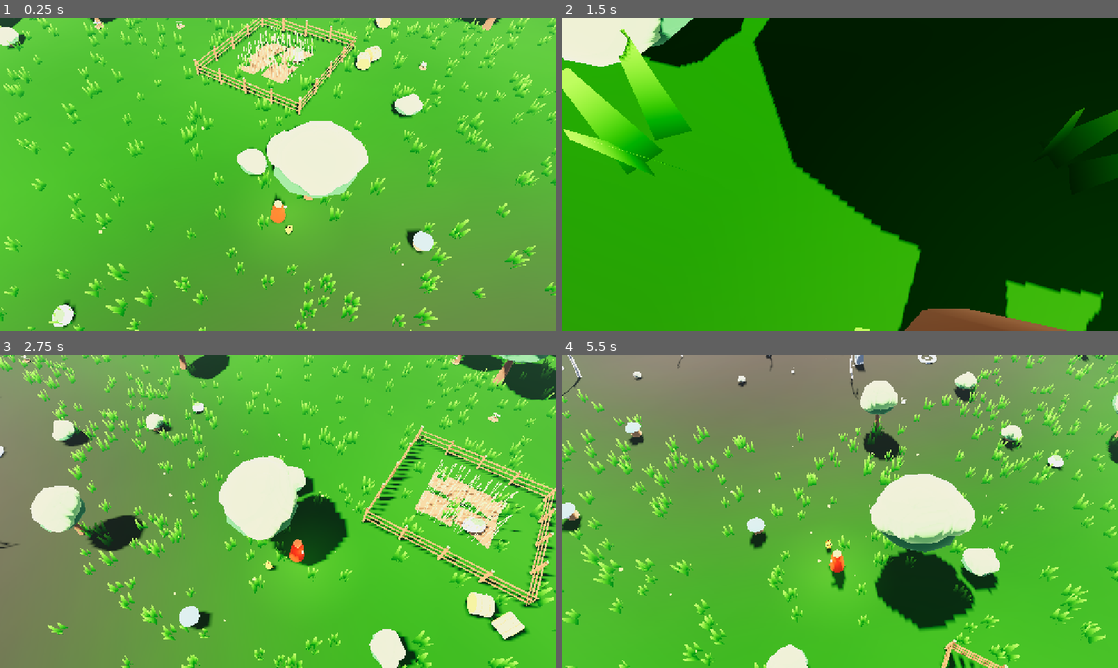
Above: before the commit, frames 1-4 (two rows, left to right).
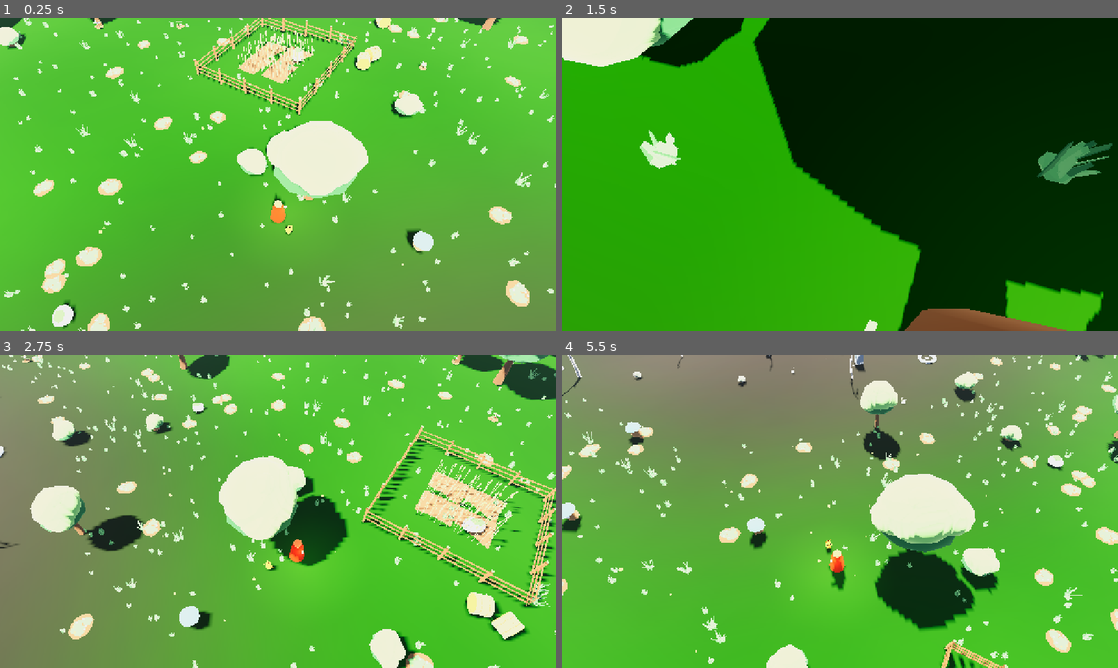
Above: after the commit, the same moments.

Repository: dersley20-create/Lantern
Game: Godot game, scene res://scenes/main.tscn
Same seed, same stepped clock (60 frames per second), same inputs: the game is played once before the commit and once after it.
Inputs (mouse positions are in pixels of both pictures, inside the frame that each line leads up to):
- Up to frame 1 (0.25 s): no input
- Up to frame 2 (1.5 s): move the mouse to (962, 158) at 0.52 s; hold D 0.53-1.25 s; hold Q 0.53-1.25 s; click (962, 158) at 0.67 s; drag from (728, 190) to (812, 237) at 1.27 s
- Up to frame 3 (2.75 s): move the mouse to (333, 442) at 2.02 s; hold D from 2.03 s (still down); hold Q from 2.03 s (still down)
- Up to frame 4 (5.5 s): release D at 2.75 s; release Q at 2.75 s; drag from (812, 574) to (673, 464) at 2.77 s; move the mouse to (1006, 558) at 3.52 s; hold A 3.53-4.25 s; hold Q 3.53-4.25 s; drag from (673, 464) to (756, 433) at 4.27 s; move the mouse to (867, 511) at 5.02 s; hold S from 5.03 s (still down); hold Q from 5.03 s (still down); click (867, 511) at 5.17 s

The runs differ from the first frame. In frame 1, 9.3% of the frame differs, in the area x 0-100%, y 0-100%; in frame 2, 6.0%; in frame 3, 8.6%; in frame 4, 9.0%.

Commit message:
Dress Hearthvale with the extras kit.
Scatter the grass clumps and clover as windy MultiMeshes, and edge gentle meadow ponds and narrow streams with the bank tiles, water tiles, and stepping stones. The Saltglass sea keeps its foam shader.

Co-authored-by: dersley20-create <dersley20-create@users.noreply.github.com>

Diff:
--- a/scripts/main.gd
+++ b/scripts/main.gd
@@ -33,7 +33,9 @@
 		return
 	var stand := _world.spawn_position
 	var biome_name := OS.get_environment("LANTERN_BIOME")
-	if biome_name != "" and biome_name != "hearthvale":
+	if biome_name == "stream" and _world.has_method("find_hearth_water"):
+		stand = _world.find_hearth_water()
+	elif biome_name != "" and biome_name != "hearthvale":
 		stand = _world.find_biome_stand(biome_name)
 	_player.global_position = stand
 	_player.velocity = Vector3.ZERO
--- a/scripts/render/visual_quality.gd
+++ b/scripts/render/visual_quality.gd
@@ -15,14 +15,20 @@
 	return loaded if loaded != null else VisualQuality.new()
 
 
-func grass_per_chunk() -> int:
+## Artist clumps per near Hearthvale chunk: small, medium, tall, clover cover.
+func grass_mix() -> Dictionary:
 	match quality:
 		"low":
-			return 70
+			return {"small": 48, "medium": 28, "tall": 10, "cover": 8}
 		"high":
-			return 520
+			return {"small": 200, "medium": 120, "tall": 44, "cover": 36}
 		_:
-			return 280
+			return {"small": 120, "medium": 72, "tall": 26, "cover": 20}
+
+
+func grass_per_chunk() -> int:
+	var mix := grass_mix()
+	return int(mix["small"]) + int(mix["medium"]) + int(mix["tall"]) + int(mix["cover"])
 
 
 func mote_amount() -> int:
--- a/scripts/tests/test_world.gd
+++ b/scripts/tests/test_world.gd
@@ -20,6 +20,7 @@
 	preload("res://scripts/world/terrain_sampler.gd")
 	preload("res://scripts/world/chunk_mesher.gd")
 	preload("res://scripts/world/wild_spawn.gd")
+	preload("res://scripts/world/hearthvale_water.gd")
 	var failures: Array[String] = []
 	_check_config(failures)
 	var config := load("res://resources/world/world_config.tres") as WorldConfig
@@ -38,6 +39,7 @@
 	_check_stick(failures)
 	_check_pyreleaf(failures)
 	_check_wild_creatures(params, noises, failures)
+	_check_hearth_pond(failures)
 	_finish(failures)
 	return 0 if failures.is_empty() else 1
 
@@ -88,6 +90,14 @@
 		"hearthvale_bush.glb",
 		"hearthvale_rock.glb",
 		"hearthvale_crop_patch.glb",
+		"hearthvale_grass_clump.glb",
+		"hearthvale_grass_clump_small.glb",
+		"hearthvale_grass_clump_tall.glb",
+		"hearthvale_ground_cover.glb",
+		"hearthvale_bank_straight.glb",
+		"hearthvale_bank_curve.glb",
+		"hearthvale_water_tile.glb",
+		"hearthvale_stepping_stones.glb",
 	]:
 		_expect(failures, FileAccess.file_exists("res://assets/models/props/hearthvale/%s" % filename), "model file %s" % filename)
 
@@ -328,6 +338,18 @@
 		root.free()
 
 
+func _check_hearth_pond(failures: Array[String]) -> void:
+	var center := Vector3(4.0, 2.0, 8.0)
+	var pieces: Array[Transform3D] = HearthvaleWater.pond_transforms(center)
+	_expect(failures, pieces.size() == 4, "a pond uses four bank curves")
+	var arc := Vector3(-1.0, 0.0, 1.0)
+	var meet := true
+	for xf in pieces:
+		if (xf * arc).distance_to(center) > 0.001:
+			meet = false
+	_expect(failures, meet, "pond corners share one inner arc")
+
+
 func _find_named(node: Node, type_name: String) -> Node:
 	if node.get_class() == type_name:
 		return node
--- a/scripts/world/grass_cover.gd
+++ b/scripts/world/grass_cover.gd
@@ -1,125 +1,119 @@
 class_name GrassCover
 extends RefCounted
 
-## Crossed cards for Hearthvale. One mesh, one MultiMesh per near chunk.
+## Dense Hearthvale pasture from the artist clumps. One MultiMesh per
+## material, with the toon wind on the blades. Procedural cards are gone.
 
-static var _mesh: ArrayMesh
-static var _material: ShaderMaterial
+const KINDS := {
+	"small": ["res://assets/models/props/hearthvale/hearthvale_grass_clump_small.glb", 0.12],
+	"medium": ["res://assets/models/props/hearthvale/hearthvale_grass_clump.glb", 0.16],
+	"tall": ["res://assets/models/props/hearthvale/hearthvale_grass_clump_tall.glb", 0.22],
+	"cover": ["res://assets/models/props/hearthvale/hearthvale_ground_cover.glb", 0.05],
+}
+
+static var _parts: Dictionary = {}
 
 
-static func attach(chunk: Node3D, params: TerrainParams, noises: Dictionary, count: int, wind_scale: float) -> void:
-	if count <= 0:
-		return
+static func attach(chunk: Node3D, params: TerrainParams, noises: Dictionary, mix: Dictionary, wind_scale: float, blockers: Array) -> void:
 	var rng := RandomNumberGenerator.new()
 	rng.seed = TerrainSampler.hash_chunk(params.world_seed, chunk.coord.x, chunk.coord.y) + 91
+	var order: Array[String] = ["small", "medium", "tall", "cover"]
+	for kind in order:
+		var count := int(mix.get(kind, 0))
+		if count <= 0 or wind_scale < 0.0:
+			continue
+		var placed := _scatter(rng, params, noises, chunk, count, kind, blockers)
+		if placed.is_empty():
+			continue
+		var wind := float(KINDS[kind][1]) * wind_scale
+		_add_meshes(chunk, placed, kind, wind, params.chunk_size)
+
+
+static func _scatter(rng: RandomNumberGenerator, params: TerrainParams, noises: Dictionary, chunk: Node3D, count: int, kind: String, blockers: Array) -> Array[Transform3D]:
 	var placed: Array[Transform3D] = []
 	var origin_x := chunk.position.x
 	var origin_z := chunk.position.z
 	var guard := 0
-	while placed.size() < count and guard < count * 4:
+	var limit := count * 5
+	while placed.size() < count and guard < limit:
 		guard += 1
 		var x := origin_x + rng.randf() * params.chunk_size
 		var z := origin_z + rng.randf() * params.chunk_size
+		if _blocked(x, z, blockers):
+			continue
 		var sample := TerrainSampler.sample_at(params, noises, x, z)
 		if sample.biome != BiomeIds.HEARTHVALE:
 			continue
 		if TerrainSampler.slope_at(params, noises, x, z) > 0.42:
 			continue
 		var yaw := rng.randf() * TAU
-		var scale := rng.randf_range(0.9, 1.55)
+		var scale := rng.randf_range(0.88, 1.18)
+		if kind == "cover":
+			scale = rng.randf_range(0.9, 1.15)
 		var basis := Basis(Vector3.UP, yaw).scaled(Vector3(scale, scale, scale))
 		placed.append(Transform3D(basis, Vector3(x - origin_x, float(sample.height), z - origin_z)))
-	if placed.is_empty():
-		return
-	var multi := MultiMesh.new()
-	multi.transform_format = MultiMesh.TRANSFORM_3D
-	multi.mesh = _shared_mesh()
-	multi.instance_count = placed.size()
-	multi.custom_aabb = AABB(Vector3(-1, -2, -1), Vector3(params.chunk_size + 2.0, 6.0, params.chunk_size + 2.0))
-	for i in placed.size():
-		multi.set_instance_transform(i, placed[i])
-	var instance := MultiMeshInstance3D.new()
-	instance.name = "Grass"
-	instance.multimesh = multi
-	instance.material_override = _shared_material(wind_scale)
-	instance.cast_shadow = GeometryInstance3D.SHADOW_CASTING_SETTING_OFF
-	chunk.add_child(instance)
+	return placed
 
 
-static func _shared_mesh() -> ArrayMesh:
-	if _mesh != null:
-		return _mesh
-	var built := _cards()
-	var vertices: PackedVector3Array = built.vertices
-	var normals: PackedVector3Array = built.normals
-	var colors: PackedColorArray = built.colors
-	var indices: PackedInt32Array = built.indices
-	var arrays: Array = []
-	arrays.resize(Mesh.ARRAY_MAX)
-	arrays[Mesh.ARRAY_VERTEX] = vertices
-	arrays[Mesh.ARRAY_NORMAL] = normals
-	arrays[Mesh.ARRAY_COLOR] = colors
-	arrays[Mesh.ARRAY_INDEX] = indices
-	_mesh = ArrayMesh.new()
-	_mesh.add_surface_from_arrays(Mesh.PRIMITIVE_TRIANGLES, arrays)
-	return _mesh
+static func _blocked(x: float, z: float, blockers: Array) -> bool:
+	for spot in blockers:
+		var dx := x - float(spot.x)
+		var dz := z - float(spot.z)
+		var radius := float(spot.r)
+		if dx * dx + dz * dz < radius * radius:
+			return true
+	return false
 
 
-static func _cards() -> Dictionary:
-	var vertices := PackedVector3Array()
-	var normals := PackedVector3Array()
-	var colors := PackedColorArray()
-	var indices := PackedInt32Array()
-	var root := Color(0.18, 0.4, 0.12, 1.0)
-	var tip := Color(0.46, 0.7, 0.26, 1.0)
-	for i in 3:
-		var yaw := float(i) * TAU / 3.0
-		var basis := Basis(Vector3.UP, yaw)
-		var shift := basis * Vector3(0.1, 0.0, 0.04)
-		var height := 0.5 + float(i) * 0.1
-		var blade := _blade(basis, shift, height, 0.18, root, tip)
-		vertices.append_array(blade.vertices)
-		normals.append_array(blade.normals)
-		colors.append_array(blade.colors)
-		var base := vertices.size() - 4
-		indices.append_array([base, base + 1, base + 2, base, base + 2, base + 3])
-		var side := basis.rotated(Vector3.UP, PI * 0.5)
-		blade = _blade(side, shift, height * 0.82, 0.12, root, tip)
-		vertices.append_array(blade.vertices)
-		normals.append_array(blade.normals)
-		colors.append_array(blade.colors)
-		base = vertices.size() - 4
-		indices.append_array([base, base + 1, base + 2, base, base + 2, base + 3])
-	return {"vertices": vertices, "normals": normals, "colors": colors, "indices": indices}
+static func _add_meshes(chunk: Node3D, placed: Array[Transform3D], kind: String, wind: float, chunk_size: float) -> void:
+	var parts: Array = _parts_for(kind, wind)
+	for part in parts:
+		var mesh: Mesh = part.mesh
+		if mesh == null:
+			continue
+		var multi := MultiMesh.new()
+		multi.transform_format = MultiMesh.TRANSFORM_3D
+		multi.mesh = mesh
+		multi.instance_count = placed.size()
+		multi.custom_aabb = AABB(Vector3(-2, -2, -2), Vector3(chunk_size + 4.0, 8.0, chunk_size + 4.0))
+		var local: Transform3D = part.local
+		for i in placed.size():
+			multi.set_instance_transform(i, placed[i] * local)
+		var instance := MultiMeshInstance3D.new()
+		instance.name = "Grass_%s" % kind
+		instance.multimesh = multi
+		instance.cast_shadow = GeometryInstance3D.SHADOW_CASTING_SETTING_OFF
+		chunk.add_child(instance)
 
 
-static func _blade(basis: Basis, shift: Vector3, height: float, lean: float, root: Color, tip: Color) -> Dictionary:
-	var vertices := PackedVector3Array()
-	var normals := PackedVector3Array()
-	var colors := PackedColorArray()
-	var corners: Array[Vector3] = [
-		Vector3(-0.1, 0.0, 0.0),
-		Vector3(0.1, 0.0, 0.0),
-		Vector3(0.03, height, lean),
-		Vector3(-0.03, height, lean),
-	]
-	var corner_colors: Array[Color] = [root, root, tip, tip]
-	for i in corners.size():
-		vertices.append(basis * corners[i] + shift)
-		normals.append((basis * Vector3(0.0, 0.42, 1.0)).normalized())
-		colors.append(corner_colors[i])
-	return {"vertices": vertices, "normals": normals, "colors": colors}
+static func _parts_for(kind: String, wind: float) -> Array:
+	if _parts.has(kind):
+		return _parts[kind]
+	var packed := load(String(KINDS[kind][0])) as PackedScene
+	if packed == null:
+		_parts[kind] = []
+		return []
+	var inst := packed.instantiate()
+	var parts: Array = []
+	_collect(inst, Transform3D.IDENTITY, wind, parts)
+	inst.free()
+	_parts[kind] = parts
+	return parts
 
 
-static func _shared_material(wind_scale: float) -> ShaderMaterial:
-	if _material == null:
-		_material = ShaderMaterial.new()
-		_material.shader = load("res://assets/shaders/toon.gdshader")
-		_material.set_shader_parameter("albedo_color", Color(1.0, 1.0, 1.0, 1.0))
-		_material.set_shader_parameter("use_vertex_color", true)
-		_material.set_shader_parameter("rim_strength", 0.04)
-		_material.set_shader_parameter("ambient_level", 0.34)
-		_material.set_shader_parameter("light_neutral", 0.72)
-		_material.set_shader_parameter("shadow_tint", Vector3(0.62, 0.74, 0.55))
-	_material.set_shader_parameter("wind_strength", 0.2 * wind_scale)
-	return _material
+static func _collect(node: Node, parent_xf: Transform3D, wind: float, parts: Array) -> void:
+	var xf := parent_xf
+	if node is Node3D:
+		xf = parent_xf * (node as Node3D).transform
+	if node is MeshInstance3D:
+		var mesh_instance := node as MeshInstance3D
+		if mesh_instance.mesh != null:
+			var baked: Mesh = mesh_instance.mesh.duplicate()
+			for surface_index in baked.get_surface_count():
+				var source := mesh_instance.get_surface_override_material(surface_index)
+				if source == null:
+					source = mesh_instance.mesh.surface_get_material(surface_index)
+				baked.surface_set_material(surface_index, ToonMaterial.from_source(source, Color.WHITE, null, "", wind))
+			parts.append({"mesh": baked, "local": xf})
+	for child in node.get_children():
+		_collect(child, xf, wind, parts)
--- /dev/null
+++ b/scripts/world/hearthvale_water.gd
@@ -0,0 +1,230 @@
+class_name HearthvaleWater
+extends RefCounted
+
+## Ponds and narrow streams on gentle Hearthvale ground.
+## A pond is four bank curves around one water tile. A stream is a 2 m
+## channel of straight banks, water tiles, and one stepping-stone crossing.
+## The Saltglass sea keeps its own sheet and foam.
+
+const BANK_CURVE := "res://assets/models/props/hearthvale/hearthvale_bank_curve.glb"
+const BANK_STRAIGHT := "res://assets/models/props/hearthvale/hearthvale_bank_straight.glb"
+const WATER_TILE := "res://assets/models/props/hearthvale/hearthvale_water_tile.glb"
+const STONES := "res://assets/models/props/hearthvale/hearthvale_stepping_stones.glb"
+
+const ARC_LOCAL := Vector3(-1.0, 0.0, 1.0)
+
+static var _parts: Dictionary = {}
+
+
+static func attach(chunk: Node3D, params: TerrainParams, noises: Dictionary, spawn: Vector3) -> Array:
+	var built: Dictionary = _plan(params, noises, chunk.coord, chunk.position.x, chunk.position.z, spawn)
+	var blockers: Array = built.blockers
+	for kind in built.pieces.keys():
+		var xforms: Array = built.pieces[kind]
+		if xforms.is_empty():
+			continue
+		for part in _parts_for(kind):
+			var mesh: Mesh = part.mesh
+			if mesh == null:
+				continue
+			var multi := MultiMesh.new()
+			multi.transform_format = MultiMesh.TRANSFORM_3D
+			multi.mesh = mesh
+			multi.instance_count = xforms.size()
+			multi.custom_aabb = AABB(Vector3(-4, -2, -4), Vector3(params.chunk_size + 8.0, 8.0, params.chunk_size + 8.0))
+			var local: Transform3D = part.local
+			for i in xforms.size():
+				var placed: Transform3D = xforms[i]
+				multi.set_instance_transform(i, placed * local)
+			var instance := MultiMeshInstance3D.new()
+			instance.name = "HearthWater_%s" % kind
+			instance.multimesh = multi
+			instance.cast_shadow = GeometryInstance3D.SHADOW_CASTING_SETTING_OFF
+			chunk.add_child(instance)
+	return blockers
+
+
+static func nearest_stand(params: TerrainParams, noises: Dictionary, around: Vector3) -> Vector3:
+	var yaw := deg_to_rad(32.0)
+	var forward := Vector3(-sin(yaw), 0.0, -cos(yaw))
+	var best := around
+	var best_dist := 1.0e20
+	var found := false
+	var center := TerrainSampler.chunk_coord(around.x, around.z, params.chunk_size)
+	for dz in range(-5, 6):
+		for dx in range(-5, 6):
+			var coord := Vector2i(center.x + dx, center.y + dz)
+			var origin_x := float(coord.x) * params.chunk_size
+			var origin_z := float(coord.y) * params.chunk_size
+			var built: Dictionary = _plan(params, noises, coord, origin_x, origin_z, around)
+			if built.pieces.is_empty() and built.blockers.is_empty():
+				continue
+			for spot in built.blockers:
+				if float(spot.r) < 2.0:
+					continue
+				var at := Vector3(float(spot.x), 0.0, float(spot.z))
+				var dist := Vector2(at.x, at.z).distance_to(Vector2(around.x, around.z))
+				if dist < 8.0 or dist > best_dist:
+					continue
+				best_dist = dist
+				var stand := at - forward * 11.0
+				stand.y = TerrainSampler.height_at(params, noises, stand.x, stand.z) + 0.35
+				best = stand
+				found = true
+	return best if found else around
+
+
+static func pond_transforms(center: Vector3) -> Array[Transform3D]:
+	var placed: Array[Transform3D] = []
+	for i in 4:
+		var basis := Basis(Vector3.UP, float(i) * PI * 0.5)
+		var origin := center - basis * ARC_LOCAL
+		origin.y = center.y
+		placed.append(Transform3D(basis, origin))
+	return placed
+
+
+static func _plan(params: TerrainParams, noises: Dictionary, coord: Vector2i, origin_x: float, origin_z: float, spawn: Vector3) -> Dictionary:
+	var empty := {"pieces": {}, "blockers": []}
+	var roll := TerrainSampler.hash_chunk(params.world_seed, coord.x, coord.y) % 7
+	var kind := ""
+	if roll == 0:
+		kind = "pond"
+	elif roll <= 2:
+		kind = "stream"
+	else:
+		return empty
+	var spot := _flat_spot(params, noises, origin_x, origin_z, spawn)
+	if spot.is_empty():
+		return empty
+	var center := Vector3(float(spot.x), float(spot.y), float(spot.z))
+	var pieces := {}
+	var blockers: Array = []
+	if kind == "pond":
+		pieces["curve"] = _local_many(pond_transforms(center), origin_x, origin_z)
+		pieces["water"] = _local_many([Transform3D(Basis.IDENTITY, center)], origin_x, origin_z)
+		blockers.append({"x": center.x, "z": center.z, "r": 2.7})
+	else:
+		var yaw := float(int(roll) % 4) * PI * 0.5
+		var basis := Basis(Vector3.UP, yaw)
+		var curves: Array[Transform3D] = []
+		var waters: Array[Transform3D] = []
+		for i in 3:
+			var along := (float(i) - 1.0) * 2.0
+			var water_at := center + basis * Vector3(along, 0.0, 0.0)
+			water_at.y = center.y
+			waters.append(Transform3D(basis, water_at))
+			var north := center + basis * Vector3(along, 0.0, 1.5)
+			north.y = center.y
+			curves.append(Transform3D(basis, north))
+			var south_basis := basis * Basis(Vector3.UP, PI)
+			var south := center + basis * Vector3(along, 0.0, -1.5)
+			south.y = center.y
+			curves.append(Transform3D(south_basis, south))
+			blockers.append({"x": water_at.x, "z": water_at.z, "r": 2.3})
+		var stones_basis := basis * Basis(Vector3.UP, PI * 0.5)
+		pieces["straight"] = _local_many(curves, origin_x, origin_z)
+		pieces["water"] = _local_many(waters, origin_x, origin_z)
+		pieces["stones"] = _local_many([Transform3D(stones_basis, center)], origin_x, origin_z)
+	return {"pieces": pieces, "blockers": blockers}
+
+
+static func _local_many(world_xforms: Array, origin_x: float, origin_z: float) -> Array:
+	var local: Array[Transform3D] = []
+	var shift := Vector3(origin_x, 0.0, origin_z)
+	for item in world_xforms:
+		var xf: Transform3D = item
+		local.append(Transform3D(xf.basis, xf.origin - shift))
+	return local
+
+
+static func _flat_spot(params: TerrainParams, noises: Dictionary, origin_x: float, origin_z: float, spawn: Vector3) -> Dictionary:
+	var best := {}
+	var best_score := 1.0e20
+	var margin := 6.0
+	var x := origin_x + margin
+	while x <= origin_x + params.chunk_size - margin:
+		var z := origin_z + margin
+		while z <= origin_z + params.chunk_size - margin:
+			if Vector2(x, z).distance_to(Vector2(spawn.x, spawn.z)) < 12.0:
+				z += 4.0
+				continue
+			var sample := TerrainSampler.sample_at(params, noises, x, z)
+			if sample.biome != BiomeIds.HEARTHVALE:
+				z += 4.0
+				continue
+			if not _foot_is_hearth(params, noises, x, z):
+				z += 4.0
+				continue
+			var slope := TerrainSampler.slope_at(params, noises, x, z)
+			if slope > 0.2:
+				z += 4.0
+				continue
+			var h := float(sample.height)
+			var rise := 0.0
+			for offset in [Vector2(3, 0), Vector2(-3, 0), Vector2(0, 3), Vector2(0, -3)]:
+				rise = maxf(rise, absf(TerrainSampler.height_at(params, noises, x + offset.x, z + offset.y) - h))
+			if rise > 0.4:
+				z += 4.0
+				continue
+			var score := slope * 4.0 + rise
+			if score < best_score:
+				best_score = score
+				best = {"x": x, "y": h, "z": z}
+			z += 4.0
+		x += 4.0
+	return best
+
+
+static func _foot_is_hearth(params: TerrainParams, noises: Dictionary, x: float, z: float) -> bool:
+	for offset in [Vector2(3.2, 0), Vector2(-3.2, 0), Vector2(0, 3.2), Vector2(0, -3.2)]:
+		var sample := TerrainSampler.sample_at(params, noises, x + offset.x, z + offset.y)
+		if sample.biome != BiomeIds.HEARTHVALE:
+			return false
+	return true
+
+
+static func _parts_for(kind: String) -> Array:
+	if _parts.has(kind):
+		return _parts[kind]
+	var path := ""
+	match kind:
+		"curve":
+			path = BANK_CURVE
+		"straight":
+			path = BANK_STRAIGHT
+		"water":
+			path = WATER_TILE
+		"stones":
+			path = STONES
+		_:
+			_parts[kind] = []
+			return []
+	var packed := load(path) as PackedScene
+	if packed == null:
+		_parts[kind] = []
+		return []
+	var inst := packed.instantiate()
+	var parts: Array = []
+	_collect(inst, Transform3D.IDENTITY, parts)
+	inst.free()
+	_parts[kind] = parts
+	return parts
+
+
+static func _collect(node: Node, parent_xf: Transform3D, parts: Array) -> void:
+	var xf := parent_xf
+	if node is Node3D:
+		xf = parent_xf * (node as Node3D).transform
+	if node is MeshInstance3D:
+		var mesh_instance := node as MeshInstance3D
+		if mesh_instance.mesh != null:
+			var baked: Mesh = mesh_instance.mesh.duplicate()
+			for surface_index in baked.get_surface_count():
+				var source := mesh_instance.get_surface_override_material(surface_index)
+				if source == null:
+					source = mesh_instance.mesh.surface_get_material(surface_index)
+				baked.surface_set_material(surface_index, ToonMaterial.from_source(source))
+			parts.append({"mesh": baked, "local": xf})
+	for child in node.get_children():
+		_collect(child, xf, parts)
--- a/scripts/world/world_streamer.gd
+++ b/scripts/world/world_streamer.gd
@@ -127,6 +127,12 @@
 	return best
 
 
+func find_hearth_water() -> Vector3:
+	if _params == null or _noises.is_empty():
+		return spawn_position
+	return HearthvaleWater.nearest_stand(_params, _noises, spawn_position)
+
+
 func terrain_ready_at(pos: Vector3) -> bool:
 	if _params == null:
 		return false
@@ -306,7 +312,8 @@
 	if chunk.coord == _spawn_chunk and chunk.has_props:
 		FarmPlot.attach(chunk, spawn_position, Callable(self, "sample_height"))
 	if chunk.has_props and _quality != null:
-		GrassCover.attach(chunk, _params, _noises, _quality.grass_per_chunk(), _quality.wind_scale())
+		var blockers := HearthvaleWater.attach(chunk, _params, _noises, spawn_position)
+		GrassCover.attach(chunk, _params, _noises, _quality.grass_mix(), _quality.wind_scale(), blockers)
 		WildCreature.attach(chunk, _params, _noises)
 	if _quality != null and _quality.shore_foam():
 		ShoreFoam.attach(chunk, _params, _noises, _params.sea_level + WaterSheet.SURFACE_LIFT)
Binary file added: assets/models/props/hearthvale/hearthvale_bank_curve.glb
Not shown, added: assets/models/props/hearthvale/hearthvale_bank_curve.glb.import
Binary file added: assets/models/props/hearthvale/hearthvale_bank_straight.glb
Not shown, added: assets/models/props/hearthvale/hearthvale_bank_straight.glb.import
Binary file added: assets/models/props/hearthvale/hearthvale_grass_clump.glb
Not shown, added: assets/models/props/hearthvale/hearthvale_grass_clump.glb.import
Binary file added: assets/models/props/hearthvale/hearthvale_grass_clump_small.glb
Not shown, added: assets/models/props/hearthvale/hearthvale_grass_clump_small.glb.import
Binary file added: assets/models/props/hearthvale/hearthvale_grass_clump_tall.glb
Not shown, added: assets/models/props/hearthvale/hearthvale_grass_clump_tall.glb.import
Binary file added: assets/models/props/hearthvale/hearthvale_ground_cover.glb
Not shown, added: assets/models/props/hearthvale/hearthvale_ground_cover.glb.import
(and 9 more such lines)
